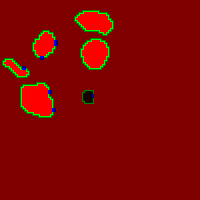
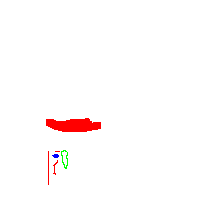
Layer changes from the first w=200, h=200 image to the second:
added layer "Resources" above "MapItems" over [46, 118, 101, 185]
hid "CliffTerrain_Large.png" over [0, 0, 200, 200]
